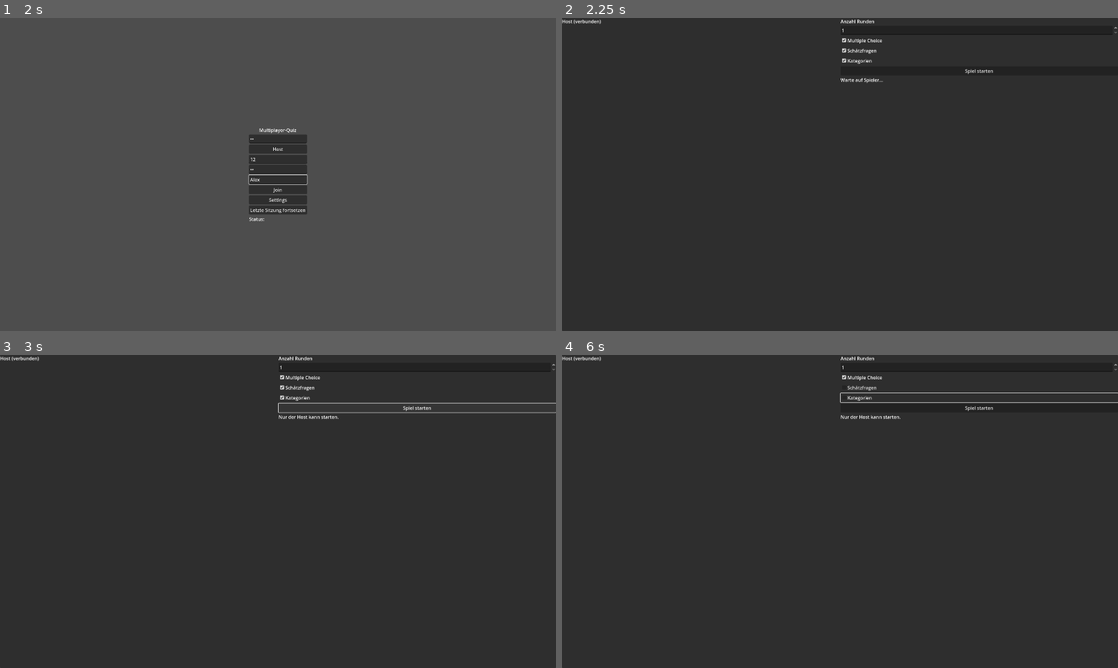
Above: before the commit, frames 1-4 (two rows, left to right).
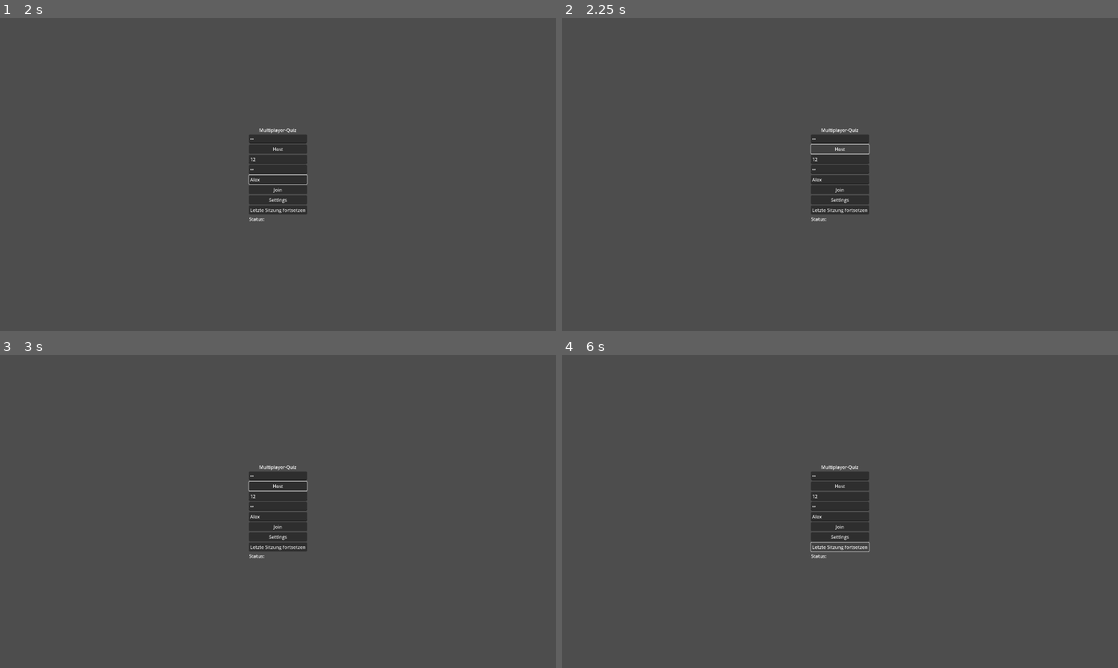
Above: after the commit, the same moments.

Repository: nerdtv-hub/QuizGameAlpha
Game: Godot game, scene res://scenes/MainMenu.tscn
Same seed, same stepped clock (60 frames per second), same inputs: the game is played once before the commit and once after it.
Inputs (mouse positions are in pixels of both pictures, inside the frame that each line leads up to):
- Up to frame 1 (2 s): click (278, 140) at 0.52 s; type "12" at 0.6 s; click (278, 158) at 0.75 s; type "12" at 0.83 s; click (278, 168) at 0.98 s; type "12" at 1.07 s; click (278, 180) at 1.27 s; type "Alex" at 1.35 s
- Up to frame 2 (2.25 s): click "Host" at 2 s
- Up to frame 3 (3 s): click (417, 408) at 2.75 s, where only the run before the commit has a clickable "Spiel starten"
- Up to frame 4 (6 s): click (979, 408) at 3.5 s, where only the run before the commit has a clickable "Spiel starten"; click (979, 386) at 4.25 s, where only the run before the commit has a clickable "Schätzfragen"; click (979, 398) at 5 s, where only the run before the commit has a clickable "Kategorien"; click (840, 545) at 5.75 s, where only the run after the commit has a clickable "Letzte Sitzung fortsetzen"

Frame 1 is identical in both runs. In frame 2, 98% of the frame differs, in the area x 0-100%, y 0-100%; in frame 3, 96%; in frame 4, 97%.
Error after the commit: Parse Error: Used space character for indentation instead of tab as used before in the file. (res://autoload/NetworkManager.gd:37)

Commit message:
Fix player name synchronization flow

Diff:
--- a/autoload/NetworkManager.gd
+++ b/autoload/NetworkManager.gd
@@ -13,7 +13,14 @@
 var _next_player_id: int = 1
 var _is_host: bool = false
 var _password: String = ""
-var _pending_player_name: String = ""
+var _pending_player_name: String = "" # Name, den der Client beim Verbinden senden möchte
+var _local_player_name: String = "" # Letzter lokal ausgewählter Name
+
+# Namensdatenfluss (zentralisiert hier):
+# - MainMenu setzt _local_player_name/_pending_player_name, bevor eine Verbindung aufgebaut wird.
+# - Clients senden ihren Namen nach connected_to_server per rpc_update_player_name an den Host.
+# - Host speichert peer_id -> name und verteilt rpc_sync_player an alle Peers.
+# - _register_player überschreibt lokale Spieler nicht mehr mit Platzhaltern, wenn bereits ein Name vorliegt.
 
 func _ready() -> void:
 	multiplayer.peer_connected.connect(_on_peer_connected)
@@ -27,46 +34,55 @@
 func get_local_player_id() -> int:
 	return multiplayer.get_unique_id()
 
-func host_game(password: String) -> void:
-	var peer: ENetMultiplayerPeer = ENetMultiplayerPeer.new()
-	var err: Error = peer.create_server(DEFAULT_PORT, MAX_CLIENTS)
-	if err != OK:
-		push_error("Failed to host server: %s" % err)
-		return
-	_is_host = true
-	_password = password
-	_multiplayer_peer = peer
-	multiplayer.multiplayer_peer = peer
-	_register_player(multiplayer.get_unique_id(), "HOST")
+func host_game(password: String, host_name: String = "Host") -> void:
+        var peer: ENetMultiplayerPeer = ENetMultiplayerPeer.new()
+        var err: Error = peer.create_server(DEFAULT_PORT, MAX_CLIENTS)
+        if err != OK:
+                push_error("Failed to host server: %s" % err)
+                return
+        _is_host = true
+        _password = password
+        _local_player_name = host_name
+        _multiplayer_peer = peer
+        multiplayer.multiplayer_peer = peer
+        # Host trägt sich selbst mit dem ausgewählten Namen ein
+        _register_player(multiplayer.get_unique_id(), host_name)
 
-func join_game(ip: String, password: String) -> void:
-	var peer: ENetMultiplayerPeer = ENetMultiplayerPeer.new()
-	var err: Error = peer.create_client(ip, DEFAULT_PORT)
-	if err != OK:
-		push_error("Failed to join server: %s" % err)
-		return
-	_is_host = false
-	_password = password
-	_multiplayer_peer = peer
-	multiplayer.multiplayer_peer = peer
+func join_game(ip: String, password: String, player_name: String) -> void:
+        var peer: ENetMultiplayerPeer = ENetMultiplayerPeer.new()
+        var err: Error = peer.create_client(ip, DEFAULT_PORT)
+        if err != OK:
+                push_error("Failed to join server: %s" % err)
+                return
+        _is_host = false
+        _password = password
+        _pending_player_name = player_name
+        _local_player_name = player_name
+        _multiplayer_peer = peer
+        multiplayer.multiplayer_peer = peer
 
 func close_disconnect() -> void:
-	if multiplayer.multiplayer_peer:
-		multiplayer.multiplayer_peer.close()
-	multiplayer.multiplayer_peer = null
-	_multiplayer_peer = null
-	_player_id_map.clear()
-	_peer_to_player.clear()
-	_next_player_id = 1
-	_is_host = false
+        if multiplayer.multiplayer_peer:
+                multiplayer.multiplayer_peer.close()
+        multiplayer.multiplayer_peer = null
+        _multiplayer_peer = null
+        _player_id_map.clear()
+        _peer_to_player.clear()
+        _next_player_id = 1
+        _is_host = false
+        _pending_player_name = ""
+        _local_player_name = ""
 
 func _register_player(peer_id: int, player_name: String, forced_player_id: int = -1) -> void:
-	# Wenn es den Peer schon gibt, nur den Namen aktualisieren und Signal feuern
-	if _player_id_map.has(peer_id):
-		_player_id_map[peer_id]["name"] = player_name
-		var existing_id: int = _player_id_map[peer_id].get("player_id", peer_id)
-		player_joined.emit(peer_id, existing_id, player_name)
-		return
+        # Lokale Spieler behalten ihren eingegebenen Namen, auch wenn der Host zunächst Platzhalter schickt
+        if peer_id == multiplayer.get_unique_id() and _local_player_name != "":
+                player_name = _local_player_name
+        # Wenn es den Peer schon gibt, nur den Namen aktualisieren und Signal feuern
+        if _player_id_map.has(peer_id):
+                _player_id_map[peer_id]["name"] = player_name
+                var existing_id: int = _player_id_map[peer_id].get("player_id", peer_id)
+                player_joined.emit(peer_id, existing_id, player_name)
+                return
 
 	var player_id: int = forced_player_id if forced_player_id > 0 else _next_player_id
 	_next_player_id = max(_next_player_id, player_id + 1)
--- a/scenes/MainMenu.gd
+++ b/scenes/MainMenu.gd
@@ -17,19 +17,25 @@
 	NetworkManager.host_disconnected.connect(_on_host_disconnect)
 
 func _on_host_pressed() -> void:
-	NetworkManager.host_game(host_password_field.text)
-	status_label.text = "Status: Hosting..."
-	GameState.add_player(NetworkManager.get_local_player_id(), "Host")
-	get_tree().change_scene_to_file("res://scenes/Lobby.tscn")
+        # Host verwendet denselben Namensfluss wie Clients, um konsistent synchronisiert zu werden
+        var player_name: String = join_name_field.text.strip_edges()
+        if player_name.is_empty():
+                player_name = "Host"
+        NetworkManager.host_game(host_password_field.text, player_name)
+        status_label.text = "Status: Hosting..."
+        GameState.add_player(NetworkManager.get_local_player_id(), player_name)
+        get_tree().change_scene_to_file("res://scenes/Lobby.tscn")
 
 func _on_join_pressed() -> void:
-	var player_name: String = join_name_field.text
-	NetworkManager.join_game(join_ip_field.text, join_password_field.text)
-	status_label.text = "Status: Verbinden..."
-	multiplayer.connected_to_server.connect(
-		Callable(self, "_on_connected_to_server").bind(player_name),
-		CONNECT_ONE_SHOT
-	)
+        var player_name: String = join_name_field.text.strip_edges()
+        if player_name.is_empty():
+                player_name = "Spieler"
+        NetworkManager.join_game(join_ip_field.text, join_password_field.text, player_name)
+        status_label.text = "Status: Verbinden..."
+        multiplayer.connected_to_server.connect(
+                Callable(self, "_on_connected_to_server").bind(player_name),
+                CONNECT_ONE_SHOT
+        )
 	get_tree().change_scene_to_file("res://scenes/Lobby.tscn")
 
 func _on_connected_to_server(player_name: String) -> void:
Not shown, added: notes_name_sync.txt
